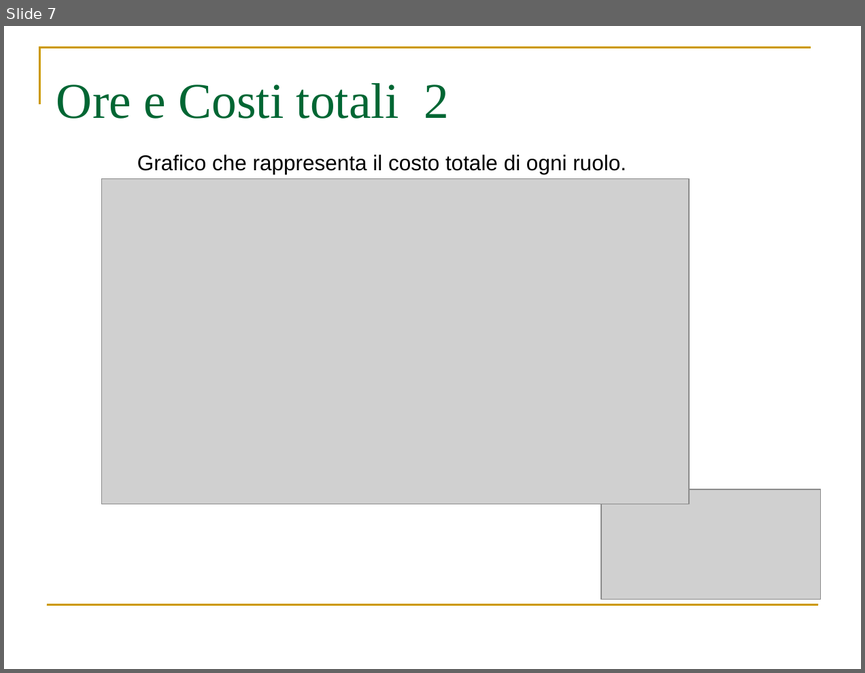
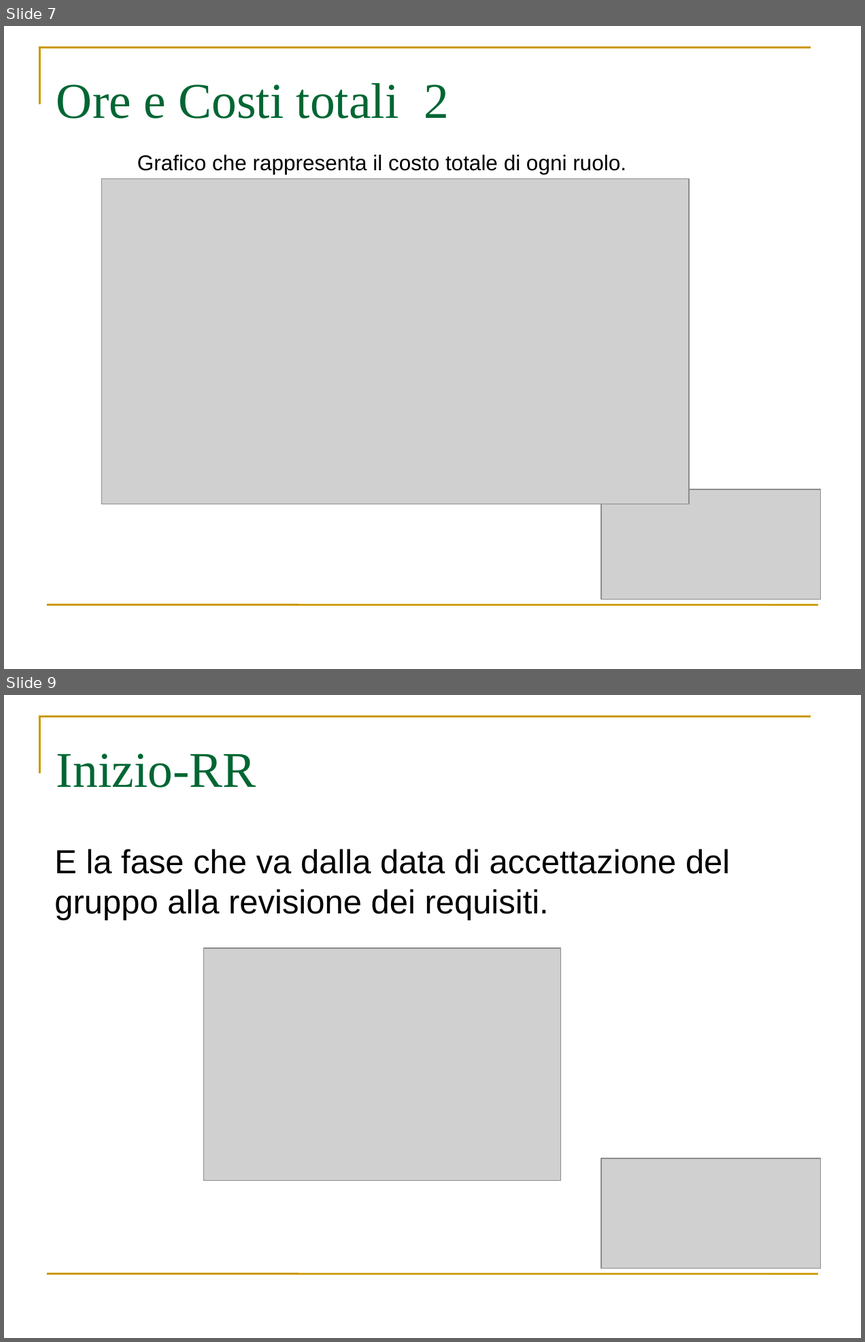
Before and after one commit to webshape/ajaxdraw, a slide deck: doc/PresentazioneRR/PresentazionePianoDiProgetto.ppt. Shown one above the other, each under a label of ours: slide 7 before the commit, slides 7 and 9 after it; the slides between them are not shown. The pictures are 865x673 and 865x1342 pixels, drawn with LibreOffice and Linux fonts; fonts in the diff are those of the drawing; grey boxes stand for pictures. Boxes give left, top, right and bottom in pixels: in the first picture for what was removed or moved away, otherwise in the second. Text is boxed around its words. In the diff, an @@ line names an element or a change of style, - is before the commit and + after.

```diff
--- a/doc/PresentazioneRR/PresentazionePianoDiProgetto.ppt
+++ b/doc/PresentazioneRR/PresentazionePianoDiProgetto.ppt
@@ slide 9 added at [4,695,861,1338], background #FFFFFF; not listed: 2 template elements that a slide beside it also shows @@
@@ title added at [56,753,256,787], 42 pt, text #006633 @@
+Inizio-RR
@@ text added at [54,849,730,920], 28 pt, text #000000 @@
+E la fase che va dalla data di accettazione del gruppo alla revisione dei requisiti.
@@ picture added at [204,948,560,1180] @@
@@ picture added at [601,1157,821,1268] @@
```
Also in this commit, not shown: 2 slides changed, 5 other slides added.
